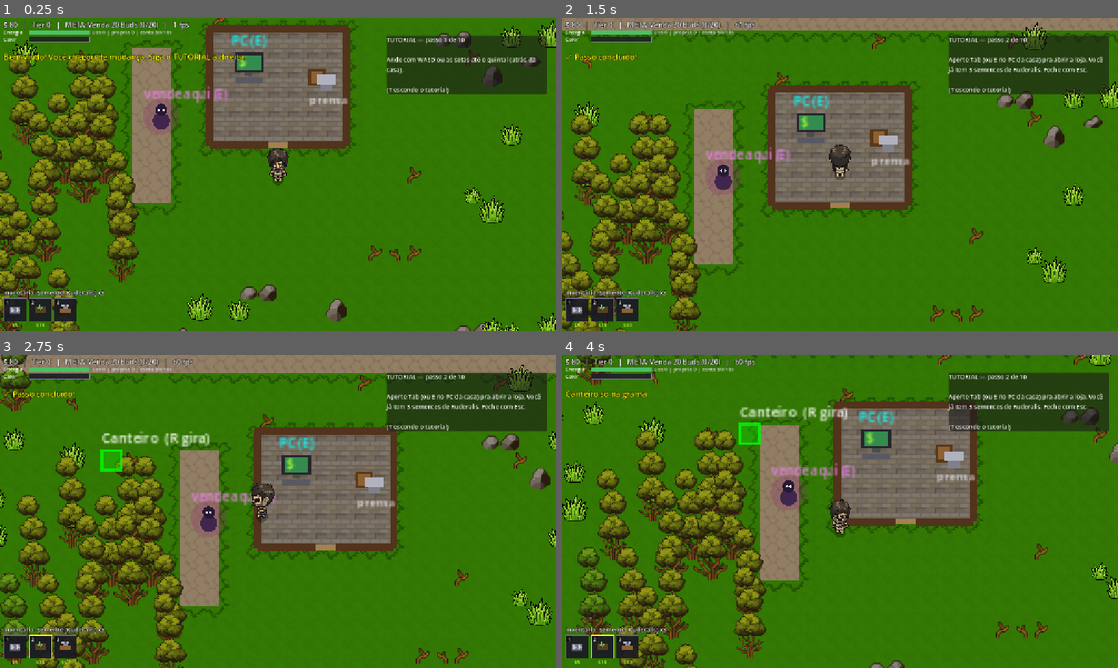
Above: before the commit, frames 1-4 (two rows, left to right).
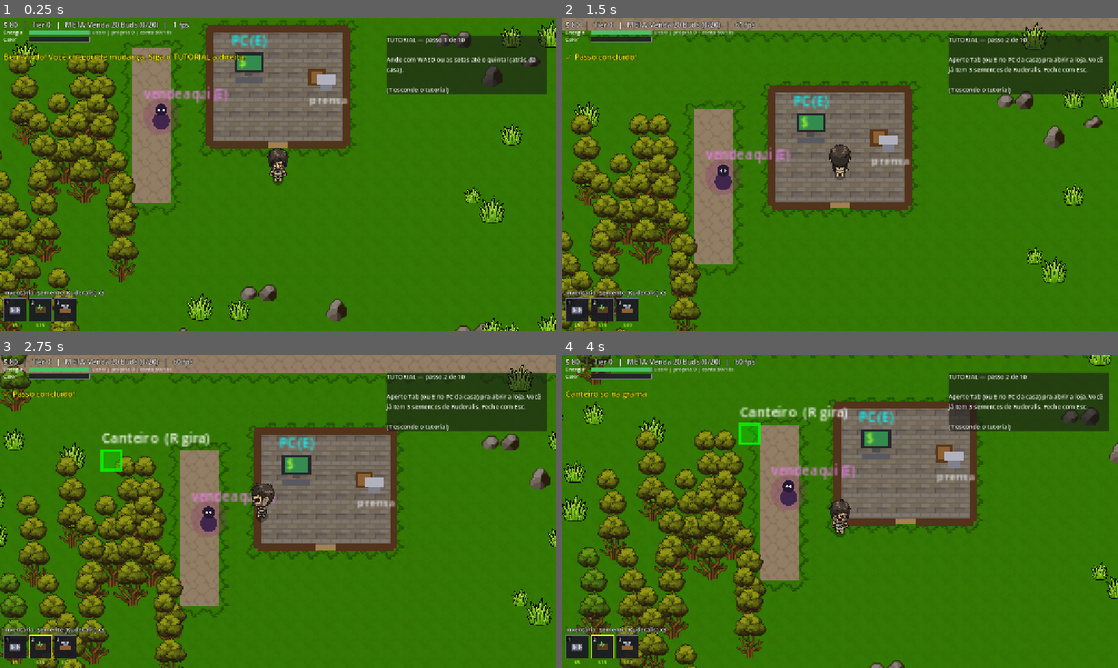
Above: after the commit, the same moments.

Repository: HendryGabriel/canabisprojectbrasiliangame
Game: Godot game, scene res://src/main.tscn
The game is run twice, just before and just after one commit, with the same random seed, the same clock (stepped at 60 frames per second) and the same inputs.
Inputs (mouse positions are in pixels of both pictures, inside the frame that each line leads up to):
- Up to frame 1 (0.25 s): no input
- Up to frame 2 (1.5 s): tap Enter at 0.5 s; move the mouse to (812, 237) at 0.52 s; hold W 0.53-1.25 s; hold E 0.53-1.25 s; click (812, 237) at 0.67 s; drag from (1006, 221) to (812, 237) at 1.27 s
- Up to frame 3 (2.75 s): move the mouse to (111, 464) at 2.02 s; hold A from 2.03 s (still down); tap 2 at 2.1 s
- Up to frame 4 (4 s): release A at 2.75 s; drag from (867, 511) to (673, 464) at 2.77 s; move the mouse to (756, 433) at 3.52 s; hold S from 3.53 s (still down); tap 4 at 3.6 s

The runs differ from the first frame. In frame 1, 0.3% of the frame differs, in the area x 14-87%, y 0-78%; in frame 2, 0.5%; in frame 3, 0.5%, in the area x 12-95%, y 6-99%; in frame 4, 0.5%.

Commit message:
fix: remove gravetos do decor da grama
Grama fica limpa (so mato/pedra/arvore, que sao interativos); pedras marrons decorativas continuam na areia.

Co-Authored-By: Claude Fable 5 <noreply@anthropic.com>

Diff:
--- a/src/render.gd
+++ b/src/render.gd
@@ -58,10 +58,7 @@
 const VEG_COPAS := [Rect2(2, 5, 43, 91), Rect2(50, 5, 43, 91), Rect2(98, 5, 43, 91), Rect2(146, 5, 43, 91)]
 # pedras CINZAS (obstaculo em cima da grama, some com E)
 const PEDRAS_CINZAS := [Rect2(131, 19, 26, 27), Rect2(161, 17, 31, 14), Rect2(144, 51, 15, 10)]
-# [atlas(0=rocks,1=veg), rect] — na grama so tufos de vegetacao (pedra virou obstaculo)
-const DECOR_GRAMA := [
-	[1, Rect2(260, 0, 9, 16)], [1, Rect2(276, 0, 11, 14)], [1, Rect2(243, 2, 9, 11)],
-]
+# [atlas(0=rocks,1=veg), rect] — so a areia tem decor (pedras marrons)
 const DECOR_AREIA := [
 	[0, Rect2(65, 17, 31, 14)], [0, Rect2(81, 68, 11, 9)], [0, Rect2(68, 69, 8, 7)],
 	[0, Rect2(48, 51, 15, 10)], [0, Rect2(36, 85, 8, 6)],
@@ -116,10 +113,6 @@
 				var tex2: Texture2D = _atlas[2]
 				var lado := float(TILE) * (0.9 + 0.25 * (Sim._h(x, y, 16) % 3))
 				lista.append({"a": 2, "src": Rect2(Vector2.ZERO, tex2.get_size()), "dst": Rect2(base.x - lado * 0.5, base.y - lado, lado, lado)})
-			elif t == Sim.T.GRAMA and Sim._h(x, y, 12) % 100 < 3:
-				var d: Array = DECOR_GRAMA[Sim._h(x, y, 13) % DECOR_GRAMA.size()]
-				var r: Rect2 = d[1]
-				lista.append({"a": d[0], "src": r, "dst": Rect2(base.x - r.size.x * 0.5, base.y - r.size.y, r.size.x, r.size.y)})
 			elif t == Sim.T.AREIA and Sim._h(x, y, 14) % 100 < 6:
 				var d2: Array = DECOR_AREIA[Sim._h(x, y, 15) % DECOR_AREIA.size()]
 				var r2: Rect2 = d2[1]
